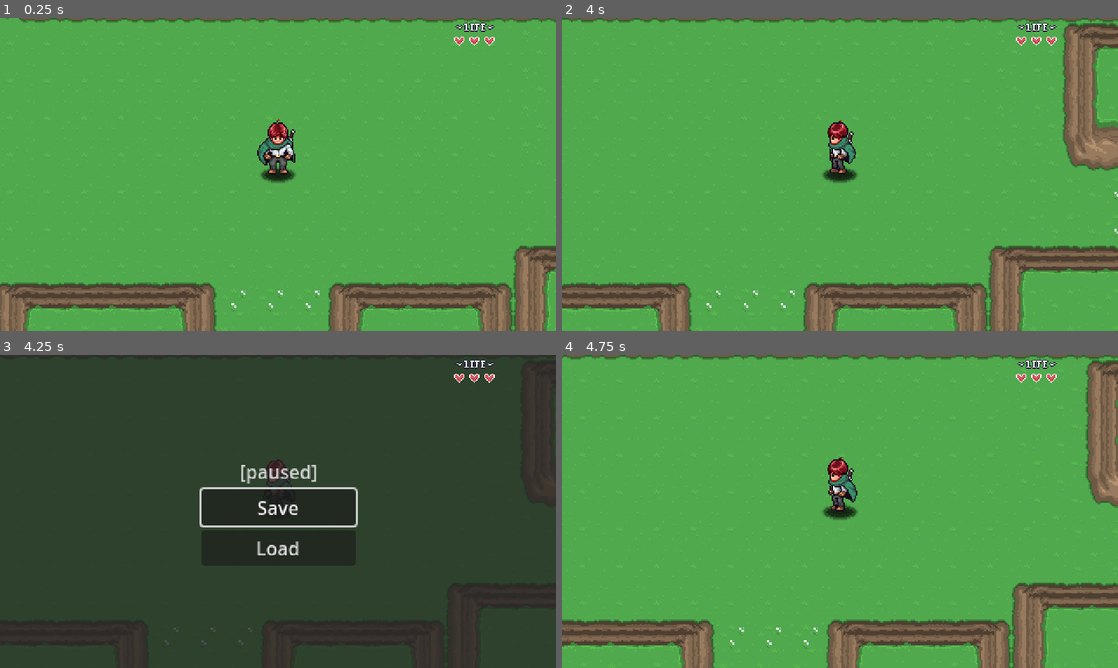
Above: before the commit, frames 1-4 (two rows, left to right).
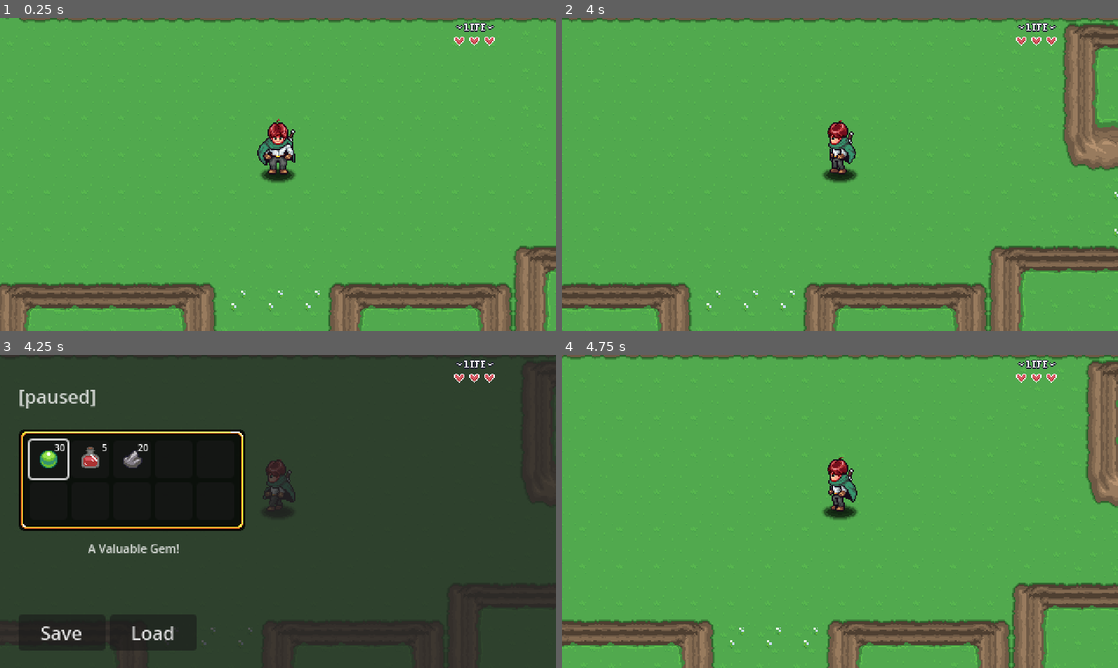
Above: after the commit, the same moments.

Repository: wangwenhao/aarpg
Game: Godot game, scene res://Levels/Area01/01.tscn
Two runs of this game, one before a commit and one after it. Both use one fixed random seed, a clock stepped at 60 frames per second and the inputs below.
Inputs:
- Up to frame 1 (0.25 s): no input
- Up to frame 2 (4 s): tap Enter at 0.5 s; hold D (right) 0.53-1.28 s; hold J (attack) 0.53-1.28 s; hold S (down) 1.28-2.03 s; tap J (attack) at 1.35, 2.85 s; hold D (right) 2.03-2.78 s; hold J (attack) 2.03-2.78 s; hold W (up) 2.78-3.53 s; hold A (left) from 3.53 s (still down); hold J (attack) from 3.53 s (still down)
- Up to frame 3 (4.25 s): keep holding A (left); keep holding J (attack); tap Escape (pause) at 4.15 s
- Up to frame 4 (4.75 s): release A (left) at 4.25 s; release J (attack) at 4.25 s; click "Save" at 4.25 s

Frames 1-2 are identical in both runs. In frame 3, 15% of the frame differs, in the area x 3-65%, y 11-95%; in frame 4, nothing differs.

Commit message:
简易背包系统

Diff:
--- /dev/null
+++ b/GUI/PauseMenu/Inventory/Scripts/inventory_data.gd
@@ -0,0 +1,7 @@
+class_name InventoryData extends Resource
+
+@export var slots: Array[SlotData]
+
+
+func add_item() -> void:
+	pass
--- /dev/null
+++ b/GUI/PauseMenu/Inventory/Scripts/inventory_slot_ui.gd
@@ -0,0 +1,27 @@
+class_name InventorySlotUI extends Button
+
+var slot_data: SlotData: set = set_slot_data
+
+@onready var texture_rect: TextureRect = $TextureRect
+@onready var label: Label = $Label
+
+func _ready() -> void:
+	texture_rect.texture = null
+	label.text = ""
+	focus_entered.connect(item_focused)
+	focus_exited.connect(item_unfocused)
+
+func set_slot_data(value: SlotData) -> void:
+	slot_data = value
+	if slot_data == null:
+		return
+	texture_rect.texture = slot_data.item_data.texture
+	label.text = str(slot_data.quantity)
+
+func item_focused() -> void:
+	if slot_data and slot_data.item_data:
+		PauseMenu.update_item_description(slot_data.item_data.description)
+
+func item_unfocused() -> void:
+	PauseMenu.update_item_description("")
+	pass
--- /dev/null
+++ b/GUI/PauseMenu/Inventory/Scripts/inventory_ui.gd
@@ -0,0 +1,23 @@
+class_name InventoryUI extends Control
+
+const INVENTORY_SLOT = preload("uid://ny78ah3pemvi")
+
+@export var data: InventoryData
+
+func _ready() -> void:
+	PauseMenu.shown.connect(update_inventory)
+	PauseMenu.hidden.connect(clear_inventory)
+	clear_inventory()
+
+func clear_inventory() -> void:
+	for child in get_children():
+		child.queue_free()
+
+
+func update_inventory() -> void:
+	for slot in data.slots:
+		var new_slot = INVENTORY_SLOT.instantiate()
+		add_child(new_slot)
+		new_slot.slot_data = slot
+
+	get_child(0).grab_focus()
--- /dev/null
+++ b/GUI/PauseMenu/Inventory/Scripts/slot_data.gd
@@ -0,0 +1,4 @@
+class_name SlotData extends Resource
+
+@export var item_data: ItemData
+@export var quantity: int = 0
--- /dev/null
+++ b/GUI/PauseMenu/Inventory/inventory_slot.tscn
@@ -0,0 +1,31 @@
+[gd_scene load_steps=4 format=3 uid="uid://ny78ah3pemvi"]
+
+[ext_resource type="Script" uid="uid://nc00j5xcvhd5" path="res://GUI/PauseMenu/Inventory/Scripts/inventory_slot_ui.gd" id="1_75g76"]
+[ext_resource type="Texture2D" uid="uid://btd6qdeeb4j4m" path="res://Items/Sprites/items.png" id="1_v4kb8"]
+
+[sub_resource type="AtlasTexture" id="AtlasTexture_75g76"]
+atlas = ExtResource("1_v4kb8")
+region = Rect2(0, 0, 32, 32)
+
+[node name="InventorySlot" type="Button"]
+custom_minimum_size = Vector2(32, 32)
+offset_right = 32.0
+offset_bottom = 32.0
+text = "
+"
+script = ExtResource("1_75g76")
+
+[node name="TextureRect" type="TextureRect" parent="."]
+layout_mode = 0
+offset_right = 32.0
+offset_bottom = 32.0
+texture = SubResource("AtlasTexture_75g76")
+stretch_mode = 3
+
+[node name="Label" type="Label" parent="."]
+layout_mode = 0
+offset_right = 31.0
+offset_bottom = 12.0
+theme_override_font_sizes/font_size = 8
+text = "99"
+horizontal_alignment = 2
--- /dev/null
+++ b/GUI/PauseMenu/Inventory/player_inventory.tres
@@ -0,0 +1,30 @@
+[gd_resource type="Resource" script_class="InventoryData" load_steps=9 format=3 uid="uid://din0bypbjigj3"]
+
+[ext_resource type="Script" uid="uid://c2hflhyu0iado" path="res://GUI/PauseMenu/Inventory/Scripts/inventory_data.gd" id="1_4en7o"]
+[ext_resource type="Script" uid="uid://bxbedxttm162l" path="res://GUI/PauseMenu/Inventory/Scripts/slot_data.gd" id="2_w3cuu"]
+[ext_resource type="Resource" uid="uid://dqyr35tvwdh1c" path="res://Items/gem.tres" id="3_w3cuu"]
+[ext_resource type="Resource" uid="uid://bpfit3tnwae6r" path="res://Items/potion.tres" id="4_1xavk"]
+[ext_resource type="Resource" uid="uid://b6nsag456x00t" path="res://Items/stone.tres" id="5_chlth"]
+
+[sub_resource type="Resource" id="Resource_xt4o4"]
+script = ExtResource("2_w3cuu")
+item_data = ExtResource("3_w3cuu")
+quantity = 30
+metadata/_custom_type_script = "uid://bxbedxttm162l"
+
+[sub_resource type="Resource" id="Resource_jjg6w"]
+script = ExtResource("2_w3cuu")
+item_data = ExtResource("4_1xavk")
+quantity = 5
+metadata/_custom_type_script = "uid://bxbedxttm162l"
+
+[sub_resource type="Resource" id="Resource_tysmw"]
+script = ExtResource("2_w3cuu")
+item_data = ExtResource("5_chlth")
+quantity = 20
+metadata/_custom_type_script = "uid://bxbedxttm162l"
+
+[resource]
+script = ExtResource("1_4en7o")
+slots = Array[ExtResource("2_w3cuu")]([SubResource("Resource_xt4o4"), SubResource("Resource_jjg6w"), SubResource("Resource_tysmw"), null, null, null, null, null, null, null])
+metadata/_custom_type_script = "uid://c2hflhyu0iado"
--- a/GUI/PauseMenu/pause_menu.gd
+++ b/GUI/PauseMenu/pause_menu.gd
@@ -1,7 +1,11 @@
 extends CanvasLayer
 
-@onready var button_save: Button = $VBoxContainer/Button_Save
-@onready var button_load: Button = $VBoxContainer/Button_Load
+signal shown
+signal hidden
+
+@onready var button_save: Button = %Button_Save
+@onready var button_load: Button = %Button_Load
+@onready var item_description: Label = $Control/ItemDescription
 
 var is_paused: bool = false
 
@@ -21,12 +25,14 @@
 	get_tree().paused = true
 	visible = true
 	is_paused = true
-	button_save.grab_focus()
+	shown.emit()
+
 
 func hide_pause_menu() -> void:
 	get_tree().paused = false
 	visible = false
 	is_paused = false
+	hidden.emit()
 
 
 func _on_button_save_pressed() -> void:
@@ -42,3 +48,6 @@
 	SaveManager.load_game()
 	await LevelManager.level_load_started
 	hide_pause_menu()
+
+func update_item_description(text: String) -> void:
+	item_description.text = text
--- a/GUI/PauseMenu/pause_menu.tscn
+++ b/GUI/PauseMenu/pause_menu.tscn
@@ -1,12 +1,40 @@
-[gd_scene load_steps=2 format=3 uid="uid://bbm18fuplaygr"]
+[gd_scene load_steps=8 format=3 uid="uid://bbm18fuplaygr"]
 
 [ext_resource type="Script" uid="uid://ctlhqavaisjyi" path="res://GUI/PauseMenu/pause_menu.gd" id="1_2mjep"]
+[ext_resource type="Texture2D" uid="uid://btd6qdeeb4j4m" path="res://Items/Sprites/items.png" id="2_mqpij"]
+[ext_resource type="PackedScene" uid="uid://ny78ah3pemvi" path="res://GUI/PauseMenu/Inventory/inventory_slot.tscn" id="3_5jsve"]
+[ext_resource type="Script" uid="uid://ds4sodd7sy16o" path="res://GUI/PauseMenu/Inventory/Scripts/inventory_ui.gd" id="3_cqli2"]
+[ext_resource type="Resource" uid="uid://din0bypbjigj3" path="res://GUI/PauseMenu/Inventory/player_inventory.tres" id="4_wvt6b"]
+
+[sub_resource type="AtlasTexture" id="AtlasTexture_5jsve"]
+atlas = ExtResource("2_mqpij")
+region = Rect2(96, 0, 32, 32)
+
+[sub_resource type="StyleBoxTexture" id="StyleBoxTexture_cqli2"]
+content_margin_left = 10.0
+content_margin_top = 10.0
+content_margin_right = 10.0
+content_margin_bottom = 10.0
+texture = SubResource("AtlasTexture_5jsve")
+texture_margin_left = 14.0
+texture_margin_top = 14.0
+texture_margin_right = 14.0
+texture_margin_bottom = 14.0
 
 [node name="PauseMenu" type="CanvasLayer"]
 process_mode = 3
 script = ExtResource("1_2mjep")
 
-[node name="ColorRect" type="ColorRect" parent="."]
+[node name="Control" type="Control" parent="."]
+layout_mode = 3
+anchors_preset = 15
+anchor_right = 1.0
+anchor_bottom = 1.0
+grow_horizontal = 2
+grow_vertical = 2
+
+[node name="ColorRect" type="ColorRect" parent="Control"]
+layout_mode = 1
 anchors_preset = 15
 anchor_right = 1.0
 anchor_bottom = 1.0
@@ -14,32 +42,97 @@
 grow_vertical = 2
 color = Color(0.14117648, 0.14117648, 0.14117648, 0.78431374)
 
-[node name="VBoxContainer" type="VBoxContainer" parent="."]
+[node name="Label" type="Label" parent="Control"]
+modulate = Color(1, 1, 1, 0.78431374)
+layout_mode = 0
+offset_left = 16.0
+offset_top = 24.0
+offset_right = 83.0
+offset_bottom = 47.0
+text = "[paused]"
+horizontal_alignment = 1
+
+[node name="ItemDescription" type="Label" parent="Control"]
+modulate = Color(1, 1, 1, 0.78431374)
+layout_mode = 0
+offset_left = 24.0
+offset_top = 160.0
+offset_right = 208.0
+offset_bottom = 216.0
+theme_override_font_sizes/font_size = 10
+text = "This red drink restores your health!"
+horizontal_alignment = 1
+autowrap_mode = 2
+
+[node name="HBoxContainer" type="HBoxContainer" parent="Control"]
+layout_mode = 1
 anchors_preset = 8
 anchor_left = 0.5
 anchor_top = 0.5
 anchor_right = 0.5
 anchor_bottom = 0.5
-offset_left = -66.5
-offset_top = -46.5
-offset_right = 66.5
-offset_bottom = 46.5
+offset_left = -224.0
+offset_top = 89.0
+offset_right = -70.0
+offset_bottom = 120.0
 grow_horizontal = 2
 grow_vertical = 2
 
-[node name="Label" type="Label" parent="VBoxContainer"]
-modulate = Color(1, 1, 1, 0.78431374)
-layout_mode = 2
-text = "[paused]"
-horizontal_alignment = 1
-
-[node name="Button_Save" type="Button" parent="VBoxContainer"]
+[node name="Button_Save" type="Button" parent="Control/HBoxContainer"]
+unique_name_in_owner = true
+custom_minimum_size = Vector2(75, 0)
 layout_mode = 2
 text = "Save"
 
-[node name="Button_Load" type="Button" parent="VBoxContainer"]
+[node name="Button_Load" type="Button" parent="Control/HBoxContainer"]
+unique_name_in_owner = true
+custom_minimum_size = Vector2(75, 0)
 layout_mode = 2
 text = "Load"
 
-[connection signal="pressed" from="VBoxContainer/Button_Save" to="." method="_on_button_save_pressed"]
-[connection signal="pressed" from="VBoxContainer/Button_Load" to="." method="_on_button_load_pressed"]
+[node name="PanelContainer" type="PanelContainer" parent="Control"]
+layout_mode = 0
+offset_left = 16.0
+offset_top = 64.0
+offset_right = 212.0
+offset_bottom = 152.0
+theme_override_styles/panel = SubResource("StyleBoxTexture_cqli2")
+
+[node name="GridContainer" type="GridContainer" parent="Control/PanelContainer"]
+layout_mode = 2
+columns = 5
+script = ExtResource("3_cqli2")
+data = ExtResource("4_wvt6b")
+
+[node name="InventorySlot" parent="Control/PanelContainer/GridContainer" instance=ExtResource("3_5jsve")]
+layout_mode = 2
+
+[node name="InventorySlot2" parent="Control/PanelContainer/GridContainer" instance=ExtResource("3_5jsve")]
+layout_mode = 2
+
+[node name="InventorySlot3" parent="Control/PanelContainer/GridContainer" instance=ExtResource("3_5jsve")]
+layout_mode = 2
+
+[node name="InventorySlot4" parent="Control/PanelContainer/GridContainer" instance=ExtResource("3_5jsve")]
+layout_mode = 2
+
+[node name="InventorySlot5" parent="Control/PanelContainer/GridContainer" instance=ExtResource("3_5jsve")]
+layout_mode = 2
+
+[node name="InventorySlot6" parent="Control/PanelContainer/GridContainer" instance=ExtResource("3_5jsve")]
+layout_mode = 2
+
+[node name="InventorySlot7" parent="Control/PanelContainer/GridContainer" instance=ExtResource("3_5jsve")]
+layout_mode = 2
+
+[node name="InventorySlot8" parent="Control/PanelContainer/GridContainer" instance=ExtResource("3_5jsve")]
+layout_mode = 2
+
+[node name="InventorySlot9" parent="Control/PanelContainer/GridContainer" instance=ExtResource("3_5jsve")]
+layout_mode = 2
+
+[node name="InventorySlot10" parent="Control/PanelContainer/GridContainer" instance=ExtResource("3_5jsve")]
+layout_mode = 2
+
+[connection signal="pressed" from="Control/HBoxContainer/Button_Save" to="." method="_on_button_save_pressed"]
+[connection signal="pressed" from="Control/HBoxContainer/Button_Load" to="." method="_on_button_load_pressed"]
--- /dev/null
+++ b/Items/Scripts/item_data.gd
@@ -0,0 +1,5 @@
+class_name ItemData extends Resource
+
+@export var name: String = ""
+@export_multiline var description: String = ""
+@export var texture : Texture2D
--- /dev/null
+++ b/Items/gem.tres
@@ -0,0 +1,15 @@
+[gd_resource type="Resource" script_class="ItemData" load_steps=4 format=3 uid="uid://dqyr35tvwdh1c"]
+
+[ext_resource type="Script" uid="uid://fpjdm1xr67rc" path="res://Items/Scripts/item_data.gd" id="1_5ujwg"]
+[ext_resource type="Texture2D" uid="uid://btd6qdeeb4j4m" path="res://Items/Sprites/items.png" id="2_kvxp5"]
+
+[sub_resource type="AtlasTexture" id="AtlasTexture_yq8b3"]
+atlas = ExtResource("2_kvxp5")
+region = Rect2(0, 0, 32, 32)
+
+[resource]
+script = ExtResource("1_5ujwg")
+name = "Gem"
+description = "A Valuable Gem!"
+texture = SubResource("AtlasTexture_yq8b3")
+metadata/_custom_type_script = "uid://fpjdm1xr67rc"
--- /dev/null
+++ b/Items/potion.tres
@@ -0,0 +1,15 @@
+[gd_resource type="Resource" script_class="ItemData" load_steps=4 format=3 uid="uid://bpfit3tnwae6r"]
+
+[ext_resource type="Script" uid="uid://fpjdm1xr67rc" path="res://Items/Scripts/item_data.gd" id="1_hw0jr"]
+[ext_resource type="Texture2D" uid="uid://btd6qdeeb4j4m" path="res://Items/Sprites/items.png" id="2_5vqjr"]
+
+[sub_resource type="AtlasTexture" id="AtlasTexture_t8xv6"]
+atlas = ExtResource("2_5vqjr")
+region = Rect2(32, 0, 32, 32)
+
+[resource]
+script = ExtResource("1_hw0jr")
+name = "Potion"
+description = "This red drink restores your health!"
+texture = SubResource("AtlasTexture_t8xv6")
+metadata/_custom_type_script = "uid://fpjdm1xr67rc"
--- /dev/null
+++ b/Items/stone.tres
@@ -0,0 +1,15 @@
+[gd_resource type="Resource" script_class="ItemData" load_steps=4 format=3 uid="uid://b6nsag456x00t"]
+
+[ext_resource type="Script" uid="uid://fpjdm1xr67rc" path="res://Items/Scripts/item_data.gd" id="1_mndqm"]
+[ext_resource type="Texture2D" uid="uid://btd6qdeeb4j4m" path="res://Items/Sprites/items.png" id="2_6sq6v"]
+
+[sub_resource type="AtlasTexture" id="AtlasTexture_gqhqt"]
+atlas = ExtResource("2_6sq6v")
+region = Rect2(64, 0, 32, 32)
+
+[resource]
+script = ExtResource("1_mndqm")
+name = "Stone"
+description = "Who doesn't like collecting rocks?"
+texture = SubResource("AtlasTexture_gqhqt")
+metadata/_custom_type_script = "uid://fpjdm1xr67rc"
Not shown, added: GUI/PauseMenu/Inventory/Scripts/inventory_data.gd.uid
Not shown, added: GUI/PauseMenu/Inventory/Scripts/inventory_slot_ui.gd.uid
Not shown, added: GUI/PauseMenu/Inventory/Scripts/inventory_ui.gd.uid
Not shown, added: GUI/PauseMenu/Inventory/Scripts/slot_data.gd.uid
Not shown, added: Items/Scripts/item_data.gd.uid
Binary file added: Items/Sprites/items.png
Not shown, added: Items/Sprites/items.png.import
